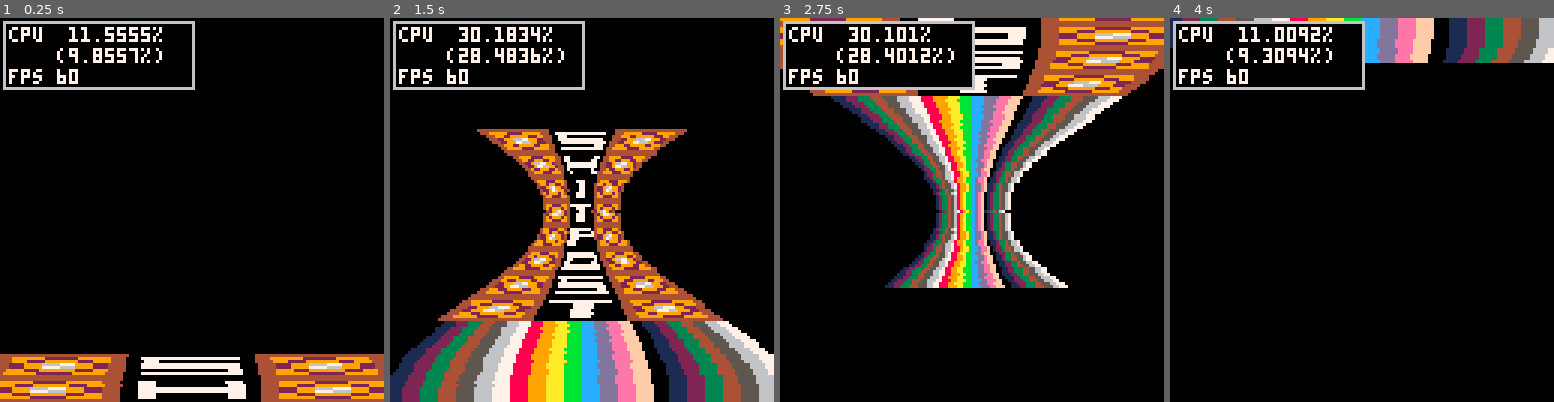
Above: before the commit, frames 1-4 (left to right).
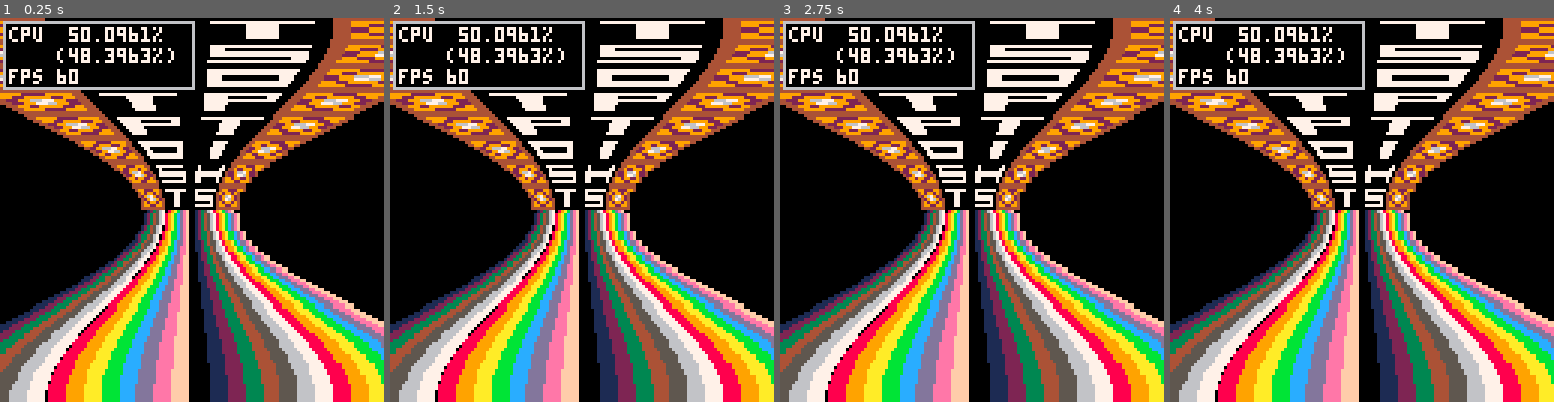
Above: after the commit, the same moments.

Repository: Shfty/carts
Game: PICO-8 cartridge scalescroll.p8
The game is run twice, just before and just after one commit, with the same random seed, the same clock (stepped at 60 frames per second) and the same inputs.
Inputs:
- Up to frame 1 (0.25 s): no input
- Up to frame 2 (1.5 s): no input
- Up to frame 3 (2.75 s): no input
- Up to frame 4 (4 s): no input

The runs differ from the first frame. In frame 1, 51% of the frame differs, in the area x 0-100%, y 0-100%; in frame 2, 53%; in frame 3, 59%; in frame 4, 54%.

Commit message:
Further experimentation with sspr linescaling

Diff:
--- a/scalescroll.p8
+++ b/scalescroll.p8
@@ -25,13 +25,15 @@
 -- main
 
 scrollx = 0
-scrolly = 128
+scrolly = 0
 
 function _update60()
+--[[
 	scrolly -= 1
 	if scrolly < -128 then
 		scrolly = 128
 	end
+]]
 end
 
 function _draw()
@@ -39,9 +41,9 @@
 	lsmap(
 		0,
 		0,
-		3,
+		4,
 		32,
-		52+scrollx,
+		scrollx,
 		scrolly
 	)
 
@@ -49,11 +51,11 @@
 end
 
 function x_scale_scroll(y)
-	return 0
+	return -16
 end
 
 function x_screen_scroll(y)
-	return 0
+	return 64
 end
 
 function x_scale(y)
@@ -83,11 +85,9 @@
 
  		if xsc > 0 then
   		local lx = x
-  		lx -= 64
   		lx += x_scale_scroll(ly)
   		lx *= xsc
   		lx += x_screen_scroll(ly)
-  		lx += 64
 
   		sspr(
   			sx,
@@ -96,7 +96,7 @@
   			1,
   			lx,
   			y+i,
-  			ceil(8*xsc),
+  		 8*xsc,
   			1
   		)
  		end
@@ -183,19 +183,19 @@
 eeeeeeee00000000cccccccc00000000000000000000000000000000000000000000000000000000000000000000000000000000000000000000000000000000
 eeeeeeee00000000cccccccc00000000000000000000000000000000000000000000000000000000000000000000000000000000000000000000000000000000
 __map__
-0104010000000000000000000000000000000000000000000000000000000000000000000000000000000000000000000000000000000000000000000000000000000000000000000000000000000000000000000000000000000000000000000000000000000000000000000000000000000000000000000000000000000000
-0105010000000000000000000000000000000000000000000000000000000000000000000000000000000000000000000000000000000000000000000000000000000000000000000000000000000000000000000000000000000000000000000000000000000000000000000000000000000000000000000000000000000000
-0106010000000000000000000000000000000000000000000000000000000000000000000000000000000000000000000000000000000000000000000000000000000000000000000000000000000000000000000000000000000000000000000000000000000000000000000000000000000000000000000000000000000000
-0107010000000000000000000000000000000000000000000000000000000000000000000000000000000000000000000000000000000000000000000000000000000000000000000000000000000000000000000000000000000000000000000000000000000000000000000000000000000000000000000000000000000000
-0108010000000000000000000000000000000000000000000000000000000000000000000000000000000000000000000000000000000000000000000000000000000000000000000000000000000000000000000000000000000000000000000000000000000000000000000000000000000000000000000000000000000000
-0109010000000000000000000000000000000000000000000000000000000000000000000000000000000000000000000000000000000000000000000000000000000000000000000000000000000000000000000000000000000000000000000000000000000000000000000000000000000000000000000000000000000000
-0104010000000000000000000000000000000000000000000000000000000000000000000000000000000000000000000000000000000000000000000000000000000000000000000000000000000000000000000000000000000000000000000000000000000000000000000000000000000000000000000000000000000000
-0107010000000000000000000000000000000000000000000000000000000000000000000000000000000000000000000000000000000000000000000000000000000000000000000000000000000000000000000000000000000000000000000000000000000000000000000000000000000000000000000000000000000000
-0203020000000000000000000000000000000000000000000000000000000000000000000000000000000000000000000000000000000000000000000000000000000000000000000000000000000000000000000000000000000000000000000000000000000000000000000000000000000000000000000000000000000000
-0203020000000000000000000000000000000000000000000000000000000000000000000000000000000000000000000000000000000000000000000000000000000000000000000000000000000000000000000000000000000000000000000000000000000000000000000000000000000000000000000000000000000000
-0203020000000000000000000000000000000000000000000000000000000000000000000000000000000000000000000000000000000000000000000000000000000000000000000000000000000000000000000000000000000000000000000000000000000000000000000000000000000000000000000000000000000000
-0203020000000000000000000000000000000000000000000000000000000000000000000000000000000000000000000000000000000000000000000000000000000000000000000000000000000000000000000000000000000000000000000000000000000000000000000000000000000000000000000000000000000000
-0203020000000000000000000000000000000000000000000000000000000000000000000000000000000000000000000000000000000000000000000000000000000000000000000000000000000000000000000000000000000000000000000000000000000000000000000000000000000000000000000000000000000000
-0203020000000000000000000000000000000000000000000000000000000000000000000000000000000000000000000000000000000000000000000000000000000000000000000000000000000000000000000000000000000000000000000000000000000000000000000000000000000000000000000000000000000000
-0203020000000000000000000000000000000000000000000000000000000000000000000000000000000000000000000000000000000000000000000000000000000000000000000000000000000000000000000000000000000000000000000000000000000000000000000000000000000000000000000000000000000000
-0203020000000000000000000000000000000000000000000000000000000000000000000000000000000000000000000000000000000000000000000000000000000000000000000000000000000000000000000000000000000000000000000000000000000000000000000000000000000000000000000000000000000000
+0104070100000000000000000000000000000000000000000000000000000000000000000000000000000000000000000000000000000000000000000000000000000000000000000000000000000000000000000000000000000000000000000000000000000000000000000000000000000000000000000000000000000000
+0105040100000000000000000000000000000000000000000000000000000000000000000000000000000000000000000000000000000000000000000000000000000000000000000000000000000000000000000000000000000000000000000000000000000000000000000000000000000000000000000000000000000000
+0106090100000000000000000000000000000000000000000000000000000000000000000000000000000000000000000000000000000000000000000000000000000000000000000000000000000000000000000000000000000000000000000000000000000000000000000000000000000000000000000000000000000000
+0107080100000000000000000000000000000000000000000000000000000000000000000000000000000000000000000000000000000000000000000000000000000000000000000000000000000000000000000000000000000000000000000000000000000000000000000000000000000000000000000000000000000000
+0108070100000000000000000000000000000000000000000000000000000000000000000000000000000000000000000000000000000000000000000000000000000000000000000000000000000000000000000000000000000000000000000000000000000000000000000000000000000000000000000000000000000000
+0109060100000000000000000000000000000000000000000000000000000000000000000000000000000000000000000000000000000000000000000000000000000000000000000000000000000000000000000000000000000000000000000000000000000000000000000000000000000000000000000000000000000000
+0104050100000000000000000000000000000000000000000000000000000000000000000000000000000000000000000000000000000000000000000000000000000000000000000000000000000000000000000000000000000000000000000000000000000000000000000000000000000000000000000000000000000000
+0107040100000000000000000000000000000000000000000000000000000000000000000000000000000000000000000000000000000000000000000000000000000000000000000000000000000000000000000000000000000000000000000000000000000000000000000000000000000000000000000000000000000000
+0203020300000000000000000000000000000000000000000000000000000000000000000000000000000000000000000000000000000000000000000000000000000000000000000000000000000000000000000000000000000000000000000000000000000000000000000000000000000000000000000000000000000000
+0203020300000000000000000000000000000000000000000000000000000000000000000000000000000000000000000000000000000000000000000000000000000000000000000000000000000000000000000000000000000000000000000000000000000000000000000000000000000000000000000000000000000000
+0203020300000000000000000000000000000000000000000000000000000000000000000000000000000000000000000000000000000000000000000000000000000000000000000000000000000000000000000000000000000000000000000000000000000000000000000000000000000000000000000000000000000000
+0203020300000000000000000000000000000000000000000000000000000000000000000000000000000000000000000000000000000000000000000000000000000000000000000000000000000000000000000000000000000000000000000000000000000000000000000000000000000000000000000000000000000000
+0203020300000000000000000000000000000000000000000000000000000000000000000000000000000000000000000000000000000000000000000000000000000000000000000000000000000000000000000000000000000000000000000000000000000000000000000000000000000000000000000000000000000000
+0203020300000000000000000000000000000000000000000000000000000000000000000000000000000000000000000000000000000000000000000000000000000000000000000000000000000000000000000000000000000000000000000000000000000000000000000000000000000000000000000000000000000000
+0203020300000000000000000000000000000000000000000000000000000000000000000000000000000000000000000000000000000000000000000000000000000000000000000000000000000000000000000000000000000000000000000000000000000000000000000000000000000000000000000000000000000000
+0203020300000000000000000000000000000000000000000000000000000000000000000000000000000000000000000000000000000000000000000000000000000000000000000000000000000000000000000000000000000000000000000000000000000000000000000000000000000000000000000000000000000000
--- /dev/null
+++ b/sspr_testing.p8
@@ -0,0 +1,123 @@
+pico-8 cartridge // http://www.pico-8.com
+version 16
+__lua__
+panx = 0
+scrollx = 8
+scrolly = 0
+iw = 8
+ow = 8
+function _update60()
+	if btn(0) then
+		panx -= 1
+	end
+
+	if btn(1) then
+		panx += 1
+	end
+
+	if btn(2) then
+		scrolly -= 1
+	end
+
+	if btn(3) then
+		scrolly += 1
+	end
+
+	if btn(4) then
+		w -= 1
+	end
+
+	if btn(5) then
+		w += 1
+	end
+end
+
+function x_scale(y)
+ local ly = y/128
+ ly -= 0.5
+ ly = sin(ly*0.5)
+ ly *= ly
+ ly += 0.2
+ ly *= 5
+	return ly
+end
+
+function y_uv(y)
+	return ((scrolly/4)+(y/2))%8
+end
+
+function x_scroll(y)
+	local scpan = panx/4
+	return (cos(y/128)*8*scpan)-scpan*8
+end
+
+function _draw()
+	cls()
+	for y=0,127 do
+ 	local xsc = x_scale(y)
+
+ 	-- in uv rect
+ 	local ixr = scrollx+iw
+ 	local ixl = ixr-iw
+ 	local iy = y_uv(y)
+
+ 	-- out position
+ 	ox = 64 + x_scroll(y)
+
+ 	-- out width
+ 	local owr = ow*xsc
+ 	local owl = -owr
+
+ 	-- draw left side
+		sspr(
+			ixl,iy,
+			iw,1,
+			ox,y,
+			owl,1,
+			true
+		)
+
+		--draw right side
+		sspr(
+			ixr,iy,
+			iw,1,
+			ox,y,
+			owr,1
+		)
+	end
+
+	print(scrollx)
+end
+…(33 lines of a section not shown)…
Not shown, changed: 33 lines of the sprite sheet (__gfx__) section of sspr_testing.p8
